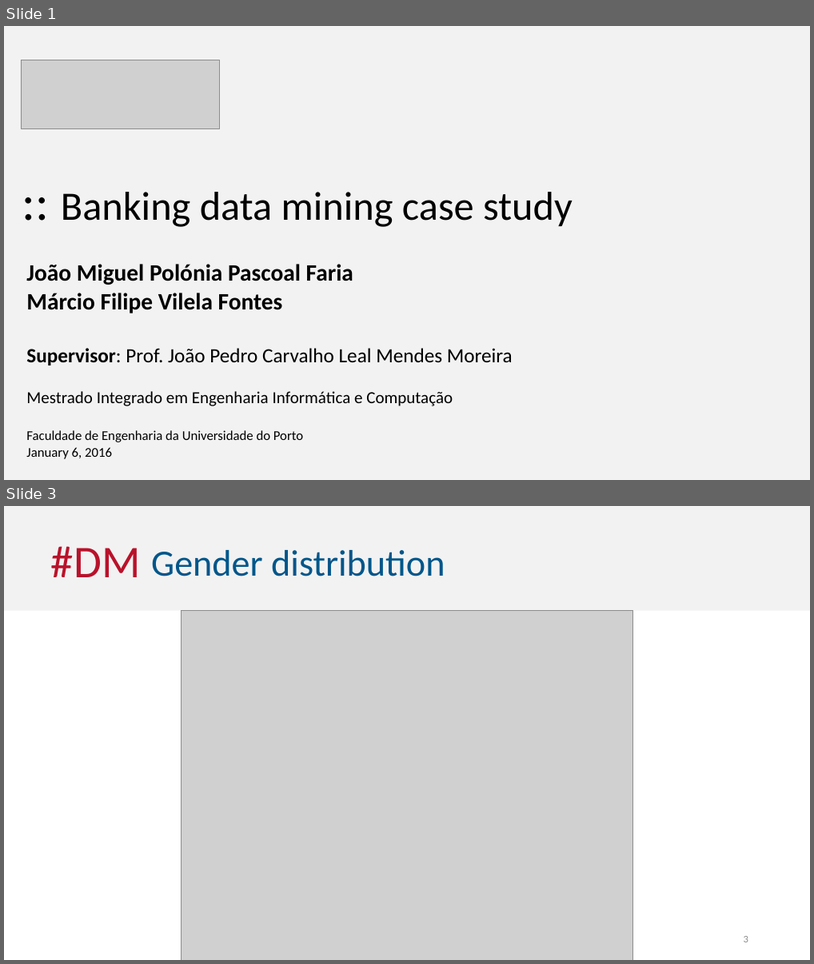
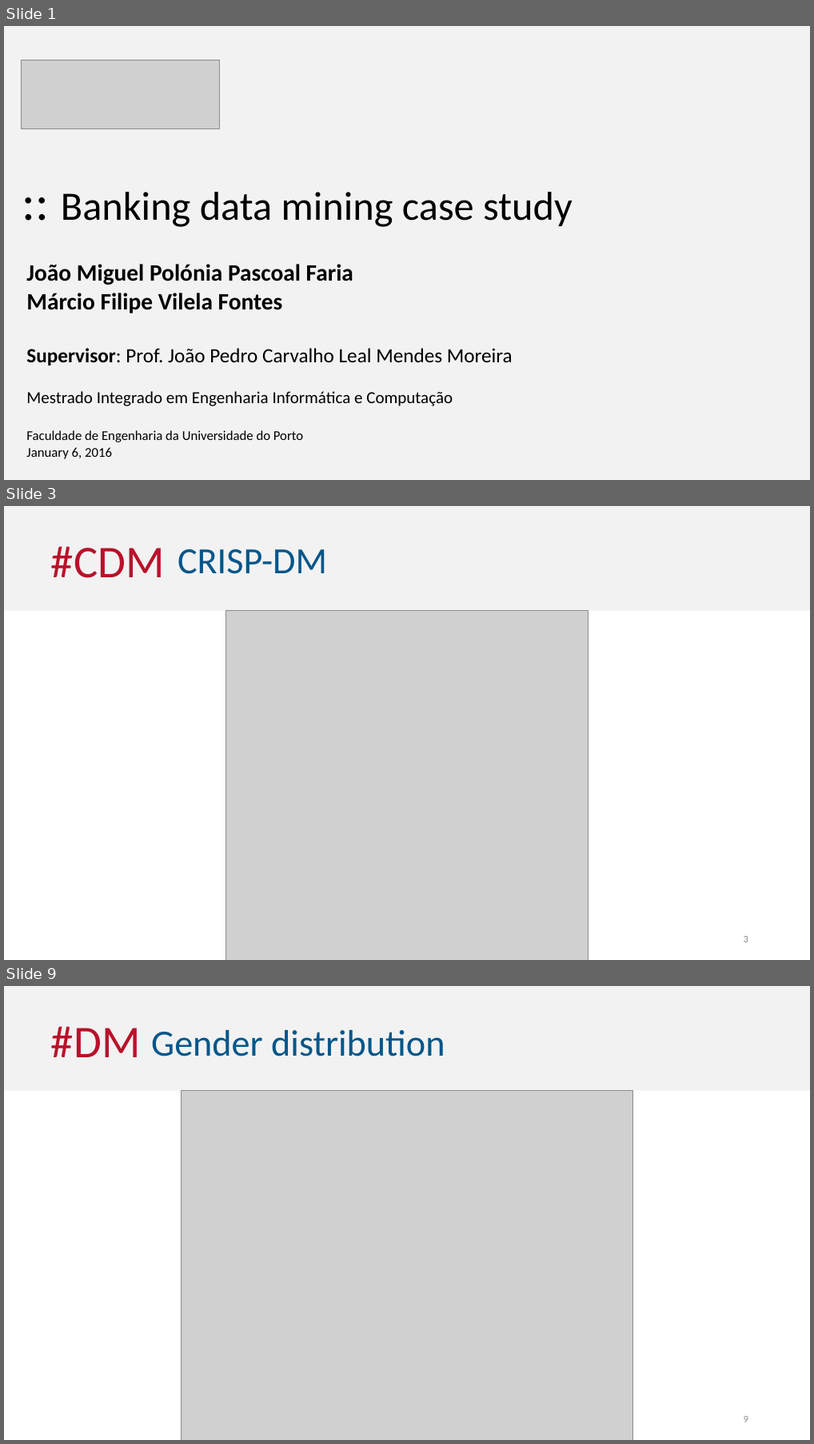
Before and after one commit to mfvfontes/2016_ECAC_G02, a slide deck: presentation/presentation.pptx. Shown one above the other, each under a label of ours: slides 1 and 3 before the commit, slides 1, 3 and 9 after it; the slides between them are not shown. The pictures are 814x964 and 814x1444 pixels, drawn with LibreOffice and Linux fonts; fonts in the diff are those of the drawing; grey boxes stand for pictures. Boxes give left, top, right and bottom in pixels: in the first picture for what was removed or moved away, otherwise in the second. Text is boxed around its words. In the diff, an @@ line names an element or a change of style, - is before the commit and + after.

Commit message:
More updates on the presentation
- Added CRISP-DM slide
- Added Domain Description slide
- Added Exploratory Data Analysis slide

```diff
--- a/presentation/presentation.pptx
+++ b/presentation/presentation.pptx
@@ slide 3 added at [4,506,810,960], background #FFFFFF @@
@@ rectangle added at [4,506,810,611], fill #F2F2F2 @@
@@ text added at [51,546,165,578], 54 pt, text #B9122B @@
+#CDM
@@ text added at [178,549,327,574], 44 pt, text #00568A @@
+CRISP-DM
@@ picture added at [226,611,589,960] @@
@@ page number added at [744,936,749,942], 12 pt, text #8C8C8C @@
+3
@@ what was slide 3 is now slide 9 @@
@@ page number at [744,1416,749,1422]: text changed @@
-3
+9
```
Also in this commit, not shown: 1 slide changed, 5 other slides added.
